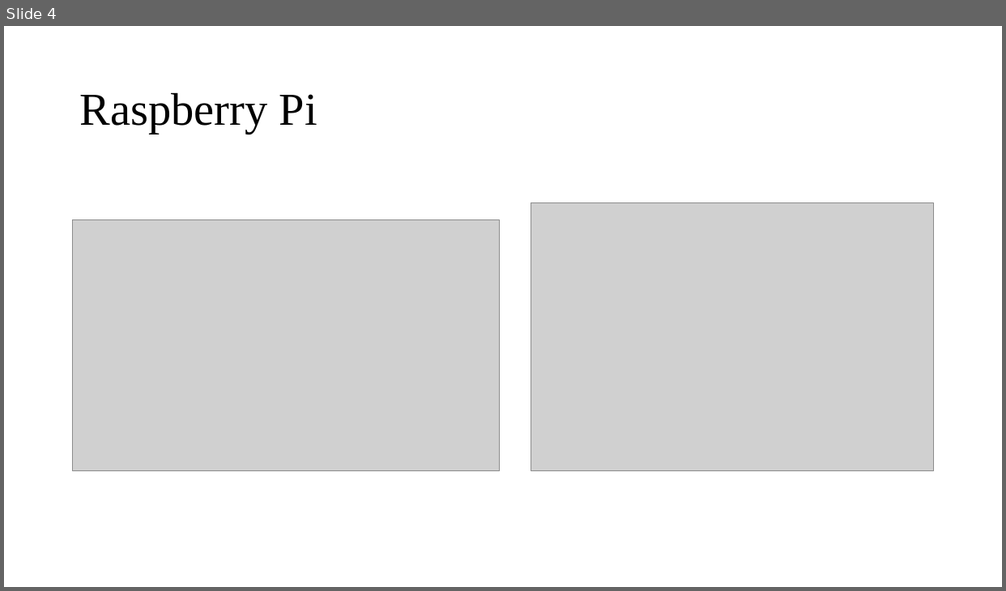
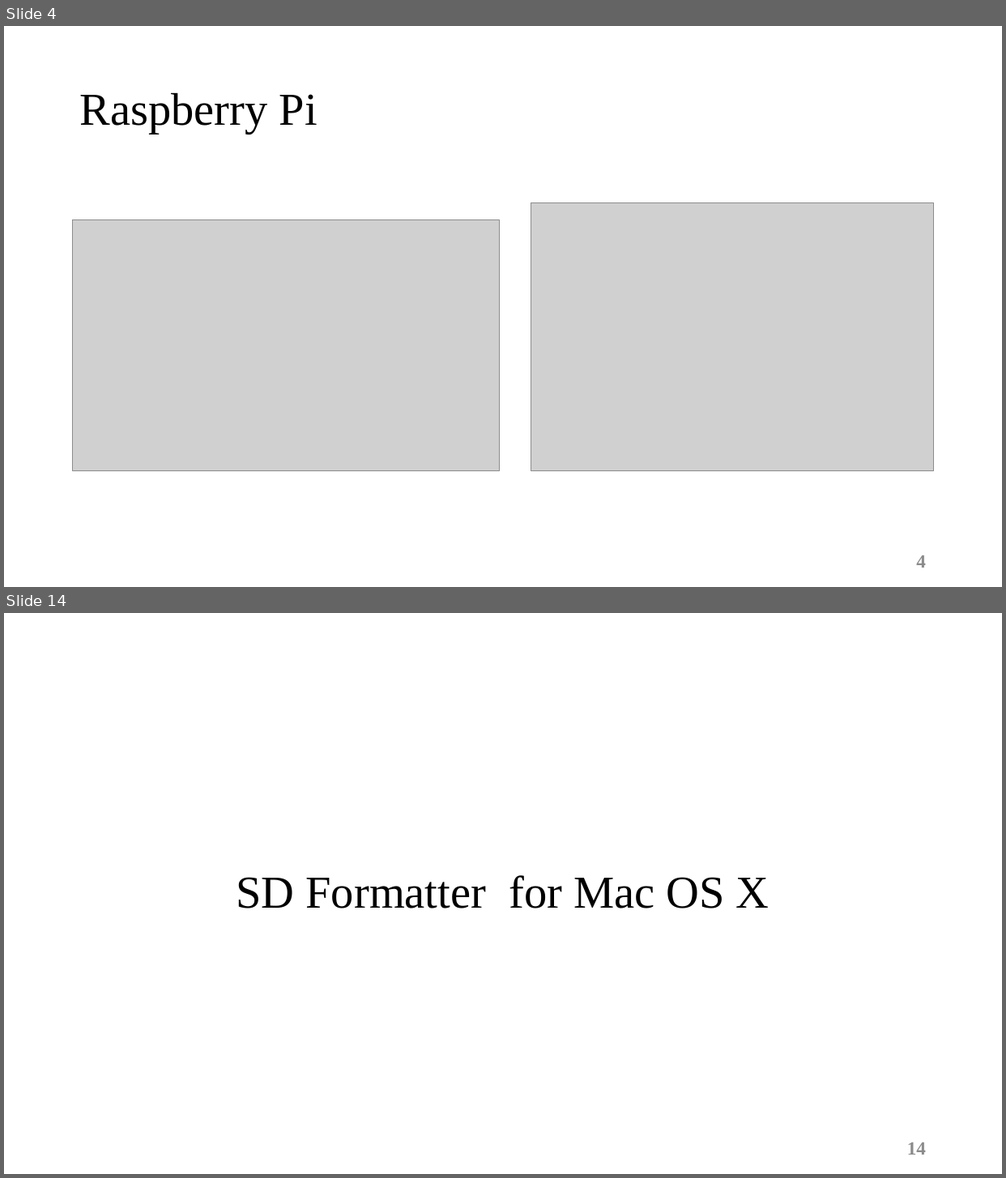
Before and after one commit to sabouri1994/Coursera_IOT_Specialization-, a slide deck: 4-The Raspberry Pi Platform and Python Programming for the Raspberry Pi/Week1/1_ Setup.pptx. Shown one above the other, each under a label of ours: slide 4 before the commit, slides 4 and 14 after it; the slides between them are not shown. The pictures are 1006x591 and 1006x1178 pixels, drawn with LibreOffice and Linux fonts; fonts in the diff are those of the drawing; grey boxes stand for pictures. Boxes give left, top, right and bottom in pixels: in the first picture for what was removed or moved away, otherwise in the second. Text is boxed around its words. In the diff, an @@ line names an element or a change of style, - is before the commit and + after.

```diff
--- a/4-The Raspberry Pi Platform and Python Programming for the Raspberry Pi/Week1/1_ Setup.pptx
+++ b/4-The Raspberry Pi Platform and Python Programming for the Raspberry Pi/Week1/1_ Setup.pptx
@@ slide 14 added at bbox=[4, 613, 1002, 1174], background #FFFFFF @@
@@ title added at bbox=[236, 875, 769, 909], 44 pt, text #000000 @@
+SD Formatter for Mac OS X
@@ page number added at bbox=[907, 1143, 926, 1155], 18 pt, text #8C8C8C, bold @@
+14
@@ slide 4 changed as well @@
@@ page number added at bbox=[916, 556, 926, 568], 18 pt, text #8C8C8C, bold @@
+4
```
Also in this commit, not shown: 3 other slides changed, 16 other slides added.
